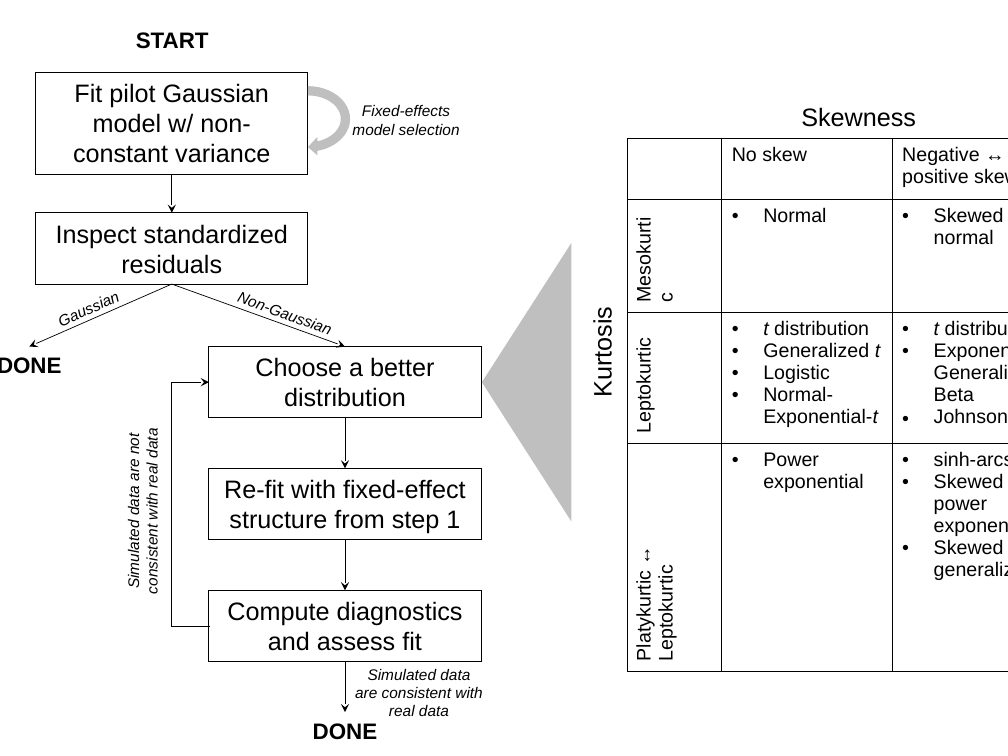
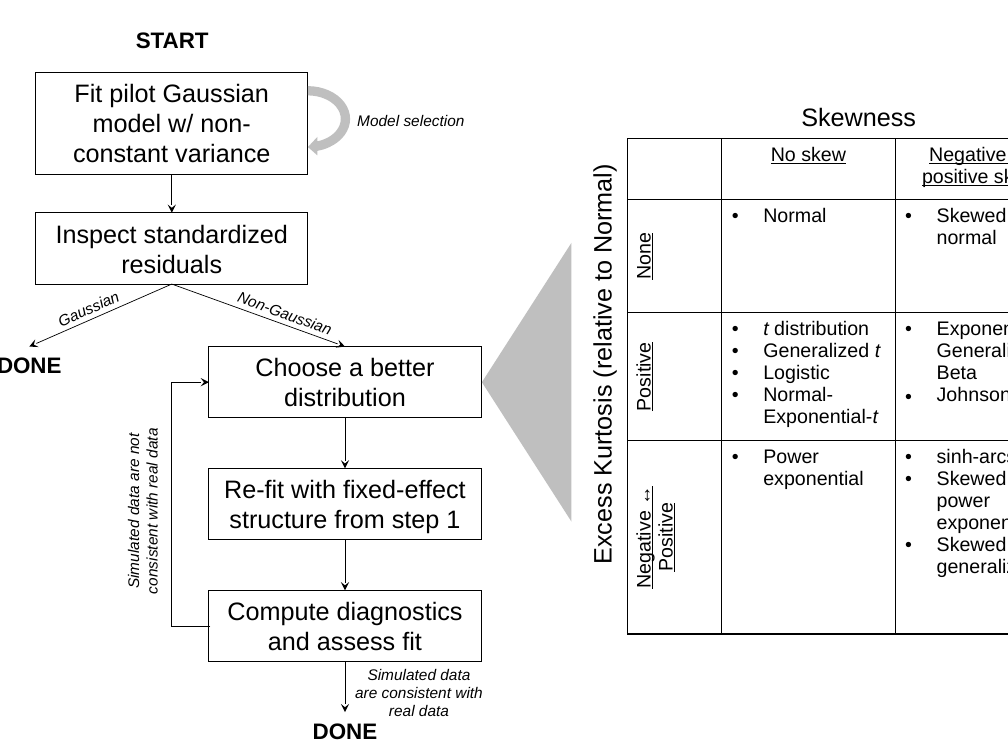
Before and after one commit to texmiller/IPM_size_transitions, a slide deck: slide 2 of manuscript/figures/workflow_figure.pptx. Drawn at 1008x756 pixels with LibreOffice and Linux fonts; fonts in the diff are those of the drawing. Boxes give left, top, right and bottom in pixels: in the first picture for what was removed or moved away, otherwise in the second. Text is boxed around its words. In the diff, an @@ line names an element or a change of style, - is before the commit and + after.

Commit message:
Mistake in distribution table.

```diff
--- a/manuscript/figures/workflow_figure.pptx
+++ b/manuscript/figures/workflow_figure.pptx
@@ text at [357,115,465,126]: text changed @@
-Fixed-effects model selection
+Model selection
@@ table at [628,139,1008,634] @@
-row 2, column 1: Mesokurtic
+row 2, column 1: None
-row 3, column 1: Leptokurtic
+row 3, column 1: Positive
-row 3, column 3: t distribution / Exponential-Generalized Beta / Johnson’s SU
+row 3, column 3: Exponential-Generalized Beta / Johnson’s SU
-row 4, column 1: Platykurtic ↔ Leptokurtic
+row 4, column 1: Negative ↔ Positive
@@ underline on in "No skew", "Negative ↔ positive skew" @@
@@ alignment left to centre @@
@@ text at [589,174,617,562]: text changed @@
-Kurtosis
+Excess Kurtosis (relative to Normal)
```
Also in this commit, not shown: 1 other file.
